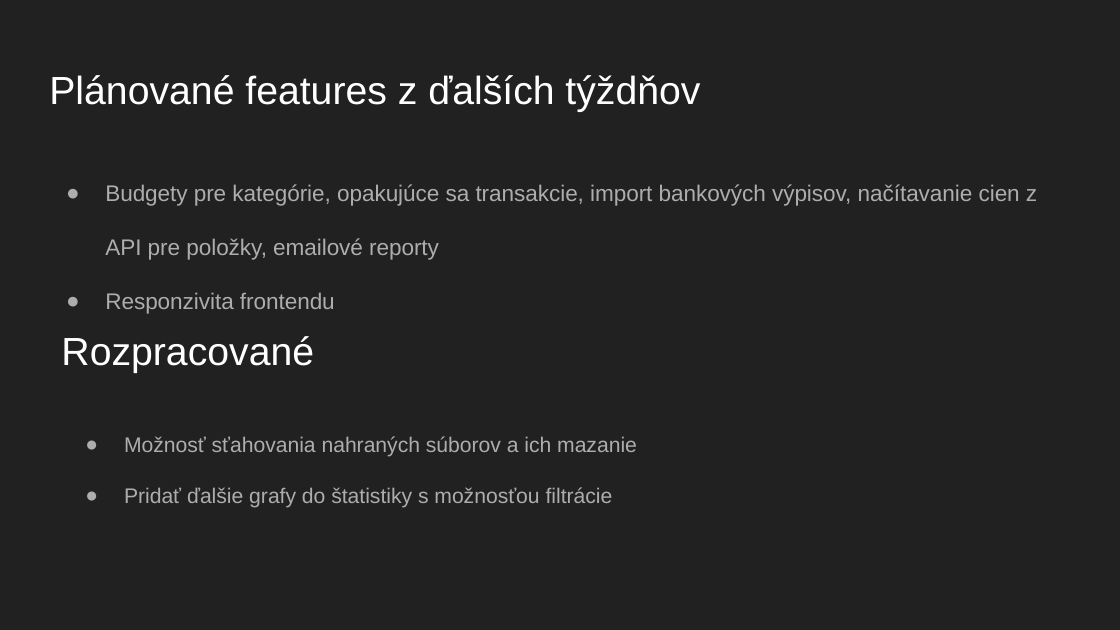
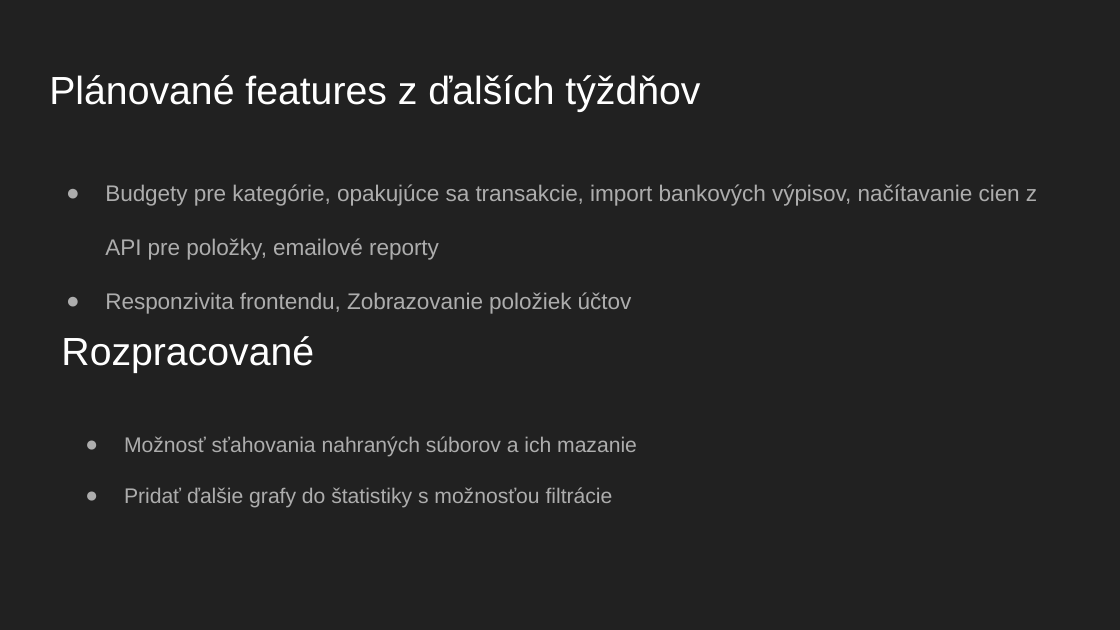
Before and after one commit to Fancman/expense_tracker, a slide deck: slide 3 of documents/Expense tracker - Betaverzia - Prezentácia.pptx. Drawn at 1120x630 pixels with LibreOffice and Linux fonts; fonts in the diff are those of the drawing. Boxes give left, top, right and bottom in pixels: in the first picture for what was removed or moved away, otherwise in the second. Text is boxed around its words. In the diff, an @@ line names an element or a change of style, - is before the commit and + after.

```diff
--- a/documents/Expense tracker - Betaverzia - Prezentácia.pptx
+++ b/documents/Expense tracker - Betaverzia - Prezentácia.pptx
@@ text at <box>105,292,632,314</box>: text changed @@
-● Responzivita frontendu
+● Responzivita frontendu, Zobrazovanie položiek účtov
```
Also in this commit, not shown: 2 other slides changed, 9 other files.
